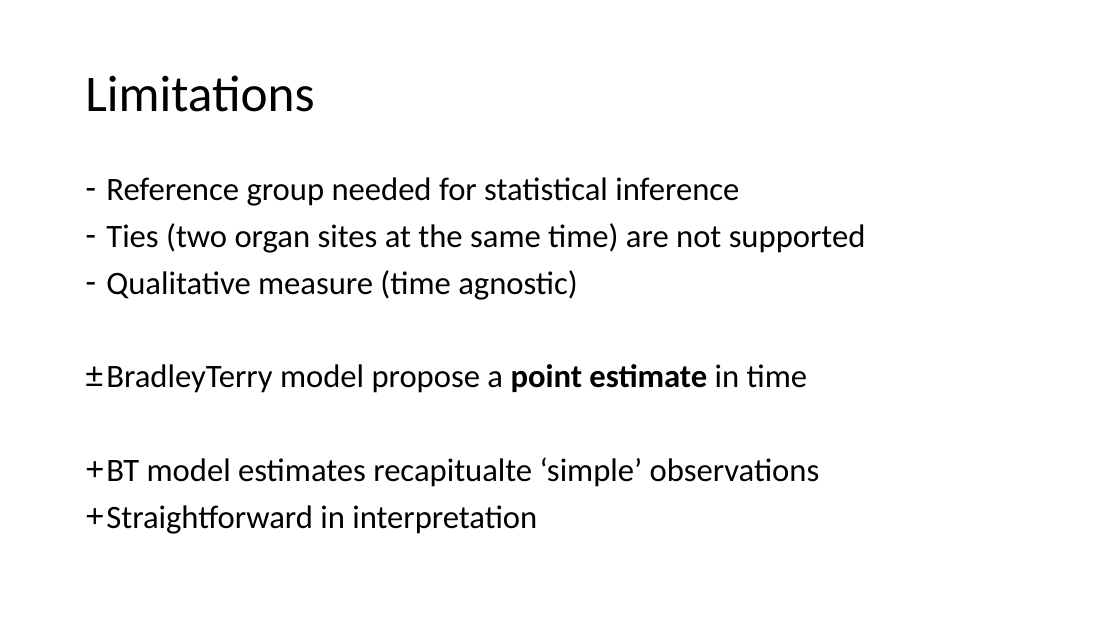
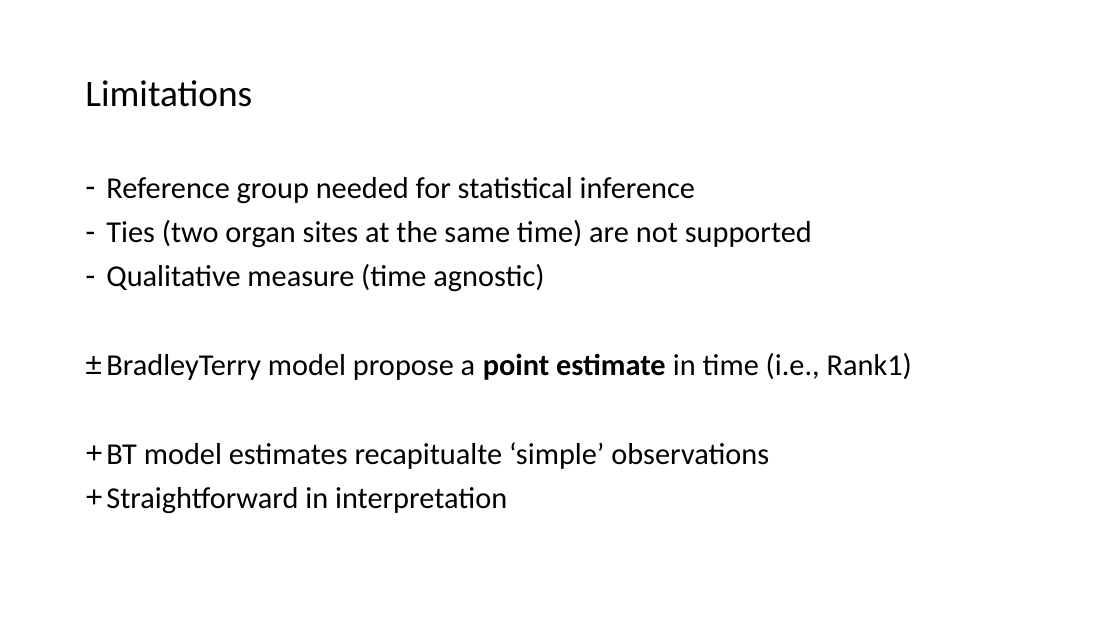
Before and after one commit to chris-kreitzer/Tropism-Timing, a slide deck: slide 10 of Tropism_Timing.pptx (slide 9 before the commit). Drawn at 1120x630 pixels with LibreOffice and Linux fonts; fonts in the diff are those of the drawing. Boxes give left, top, right and bottom in pixels: in the first picture for what was removed or moved away, otherwise in the second. Text is boxed around its words. In the diff, an @@ line names an element or a change of style, - is before the commit and + after.

```diff
--- a/Tropism_Timing.pptx
+++ b/Tropism_Timing.pptx
@@ title "Limitations" at (85, 80, 252, 107): size 44 to 32 pt @@
@@ text at (106, 177, 812, 514): size 28 to 26 pt in "Reference group needed for statistical inference", "Ties (two organ sites at the same ...", "Qualitative measure (time agnostic)", "BT model estimates recapitualte ‘simple’ observations" and 1 more places @@
@@ text at (106, 353, 912, 380): text changed; size 28 to 26 pt @@
-± BradleyTerry model propose a point estimate in time
+± BradleyTerry model propose a point estimate in time (i.e., Rank1)
```
Also in this commit, not shown: 8 other slides changed, 5 slides added, 3 slides removed.
